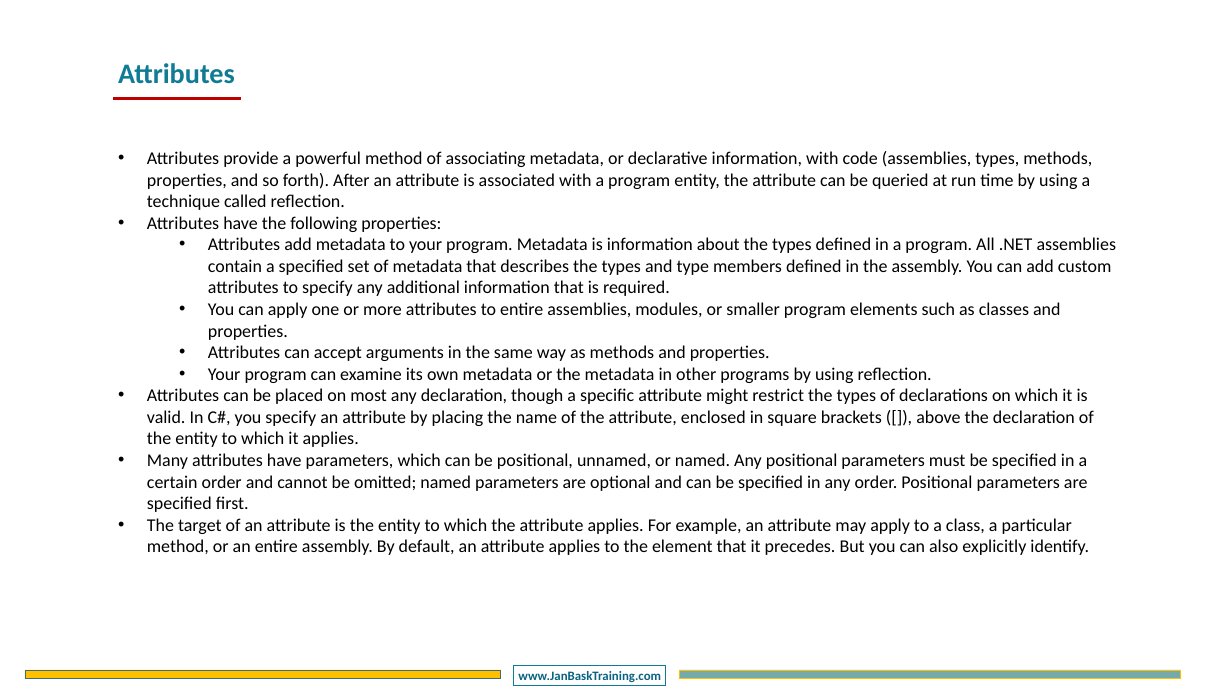
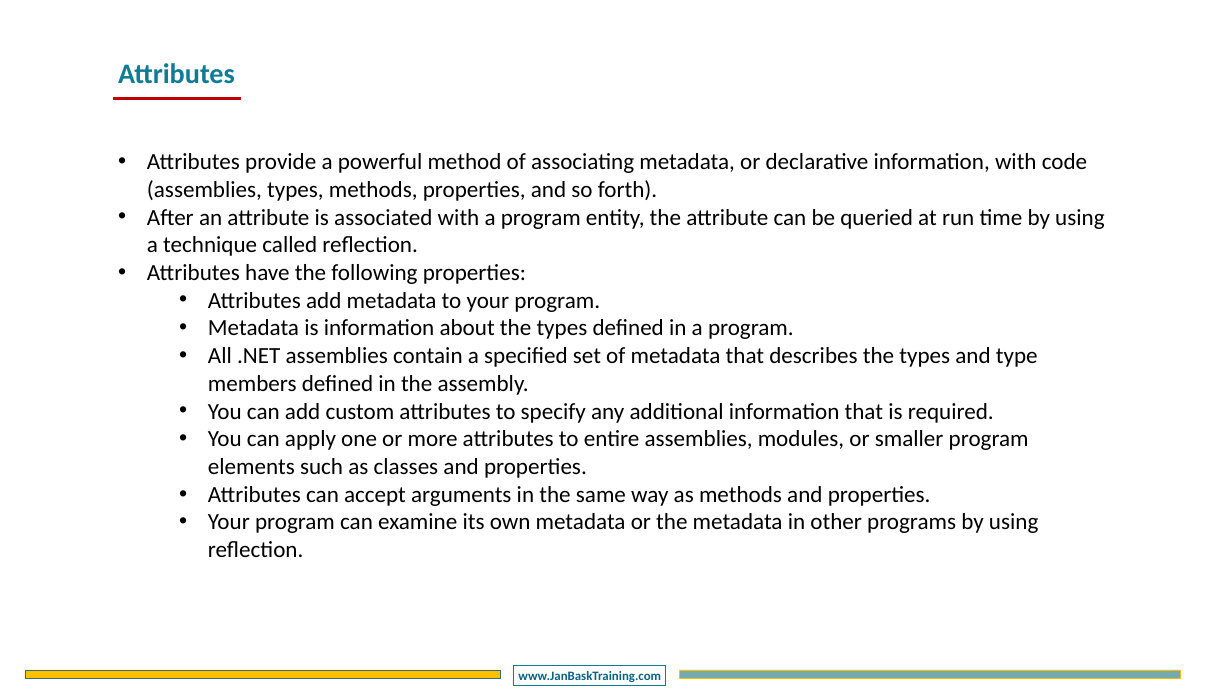
Before and after one commit to DotNetTraining/DotNetEssentials, a slide deck: slide 4 of slides/OOPC/OOPC - Chapter3.pptx (slide 5 before the commit). Drawn at 1232x693 pixels with LibreOffice and Linux fonts; fonts in the diff are those of the drawing; background and template pictures are left out. Boxes give left, top, right and bottom in pixels: in the first picture for what was removed or moved away, otherwise in the second. Text is boxed around its words. In the diff, an @@ line names an element or a change of style, - is before the commit and + after.

```diff
--- a/slides/OOPC/OOPC - Chapter3.pptx
+++ b/slides/OOPC/OOPC - Chapter3.pptx
@@ text at (147,153,1104,256): text changed; size 28 to 36 pt @@
-• Attributes provide a powerful method of associating metadata, or declarative information, with code (assemblies, types, methods, properties, and so forth). After an attribute is associated with a program entity, the attribute can be queried at run time by using a technique called reflection.
+• Attributes provide a powerful method of associating metadata, or declarative information, with code (assemblies, types, methods, properties, and so forth).
+• After an attribute is associated with a program entity, the attribute can be queried at run time by using a technique called reflection.
@@ text at (147,264,1038,557): size 28 to 36 pt in "Attributes have the following properties:", "You can apply one or more attributes ...", "Attributes can accept arguments in the same ...", "Your program can examine its own metadata ..." @@
@@ text at (208,292,1038,423): text changed; size 28 to 36 pt @@
-  • Attributes add metadata to your program. Metadata is information about the types defined in a program. All .NET assemblies contain a specified set of metadata that describes the types and type members defined in the assembly. You can add custom attributes to specify any additional information that is required.
+  • Attributes add metadata to your program.
+  • Metadata is information about the types defined in a program.
+  • All .NET assemblies contain a specified set of metadata that describes the types and type members defined in the assembly.
+  • You can add custom attributes to specify any additional information that is required.
@@ text at (147,388,1094,555): paragraphs removed @@
-• Attributes can be placed on most any declaration, though a specific attribute might restrict the types of declarations on which it is valid. In C#, you specify an attribute by placing the name of the attribute, enclosed in square brackets ([]), above the declaration of the entity to which it applies.
-• Many attributes have parameters, which can be positional, unnamed, or named. Any positional parameters must be specified in a certain order and cannot be omitted; named parameters are optional and can be specified in any order. Positional parameters are specified first.
-• The target of an attribute is the entity to which the attribute applies. For example, an attribute may apply to a class, a particular method, or an entire assembly. By default, an attribute applies to the element that it precedes. But you can also explicitly identify.
```
Also in this commit, not shown: 4 other slides changed, 3 slides added, 7 slides removed, 7 other files.
